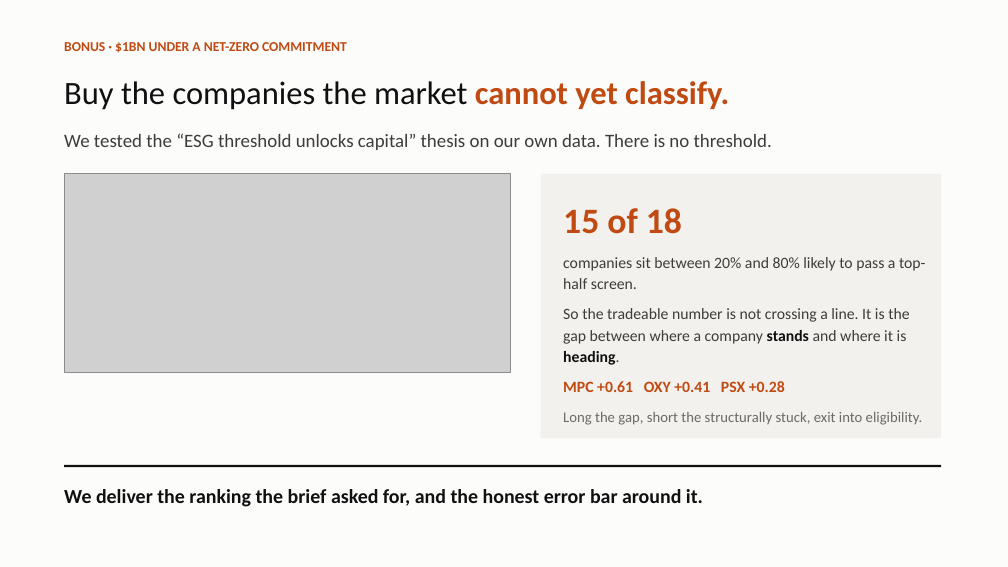
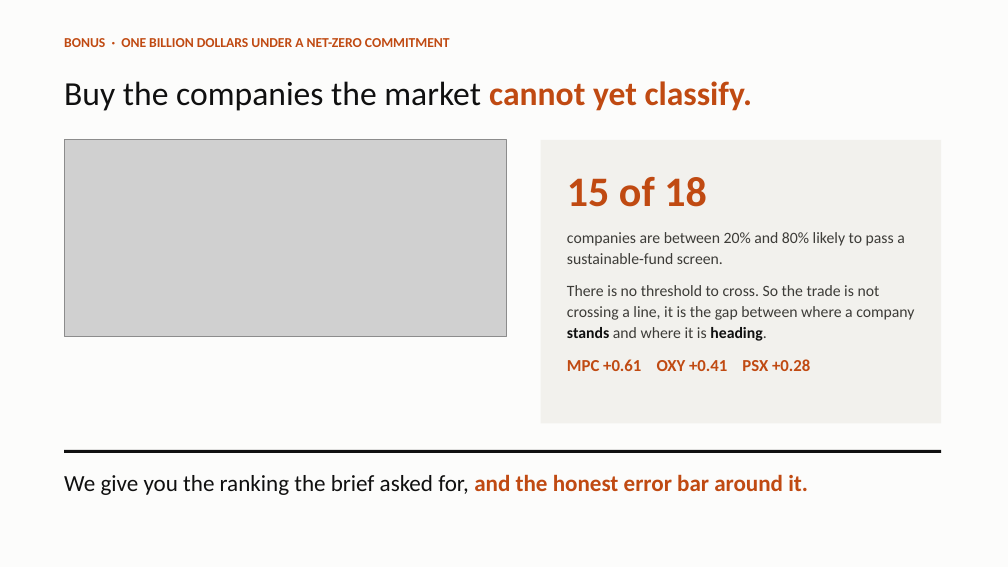
Before and after one commit to K14-coder/ETHack-Challenge-Accepted, a slide deck: slide 5 of CONTESTED_pitch.pptx (slide 6 before the commit). Drawn at 1008x567 pixels with LibreOffice and Linux fonts; fonts in the diff are those of the drawing; grey boxes stand for pictures. Boxes give left, top, right and bottom in pixels: in the first picture for what was removed or moved away, otherwise in the second. Text is boxed around its words. In the diff, an @@ line names an element or a change of style, - is before the commit and + after.

```diff
--- a/CONTESTED_pitch.pptx
+++ b/CONTESTED_pitch.pptx
@@ text at <box>64,38,450,47</box>: text changed @@
-BONUS · $1BN UNDER A NET-ZERO COMMITMENT
+BONUS · ONE BILLION DOLLARS UNDER A NET-ZERO COMMITMENT
@@ text "Buy the companies the market ..." at <box>64,81,753,111</box>: size 31 to 32 pt @@
@@ picture: place and size @@
-picture at <box>64,174,510,372</box>
+picture at <box>64,140,507,337</box>
@@ text removed at <box>64,133,772,150</box> @@
-We tested the “ESG threshold unlocks capital” thesis on our own data. There is no threshold.
@@ rectangle: place and size @@
-rectangle at <box>541,174,941,439</box>
+rectangle at <box>541,140,941,423</box>
@@ text at <box>567,177,810,371</box>: size 34 to 40 pt in "15 of 18"; size 15 to 16 pt in "MPC +0.61 OXY +0.41 PSX +0.28"; more space between paragraphs @@
@@ text "15 of 18": place and size @@
-text "15 of 18" at <box>563,208,925,425</box>
+text "15 of 18" at <box>567,177,914,371</box>
@@ text at <box>567,232,914,341</box>: text changed @@
-companies sit between 20% and 80% likely to pass a top-half screen.
-So the tradeable number is not crossing a line. It is the gap between where a company stands and where it is heading.
+companies are between 20% and 80% likely to pass a sustainable-fund screen.
+There is no threshold to cross. So the trade is not crossing a line, it is the gap between where a company stands and where it is heading.
@@ text at <box>563,412,923,425</box>: paragraph removed @@
-Long the gap, short the structurally stuck, exit into eligibility.
@@ text at <box>64,474,808,495</box>: text changed; size 19 to 22 pt; bold off @@
-We deliver the ranking the brief asked for, and the honest error bar around it.
+We give you the ranking the brief asked for, and the honest error bar around it.
@@ rectangle: place and size @@
-rectangle at <box>64,465,941,467</box>
+rectangle at <box>64,450,941,453</box>
```
Also in this commit, not shown: 1 other slide changed, 3 slides added, 4 slides removed, 1 other file.
